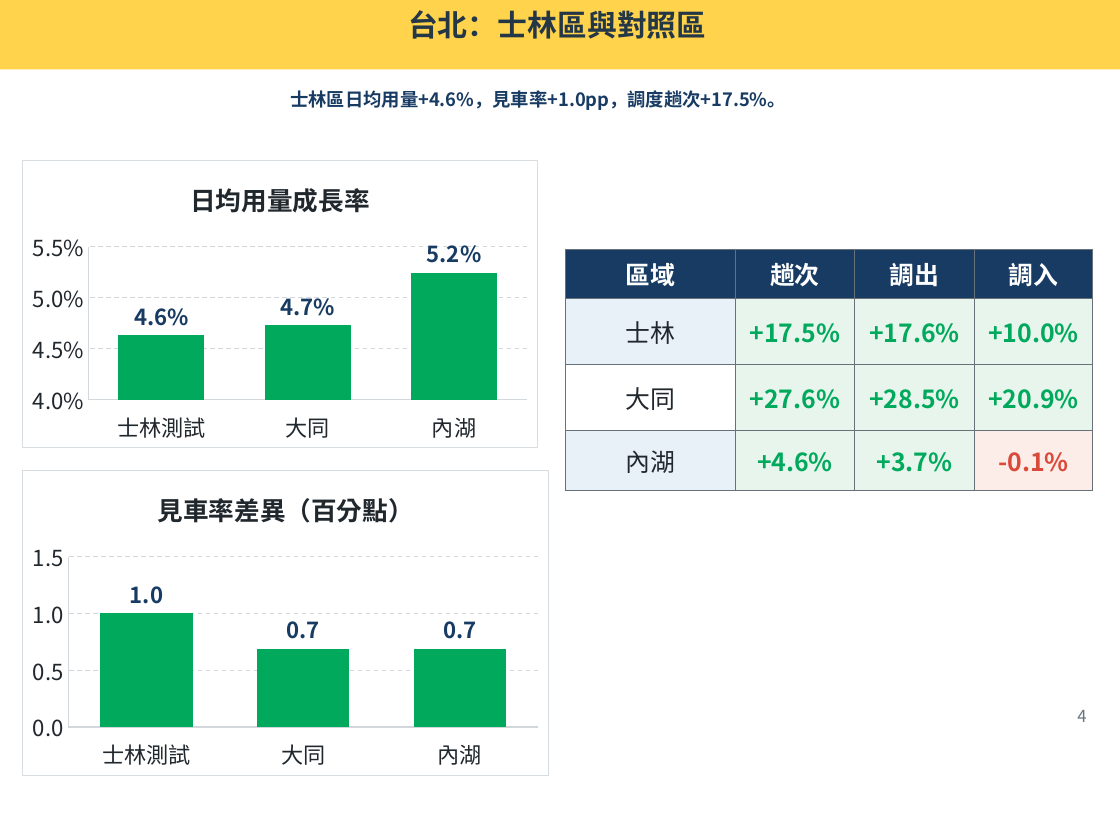
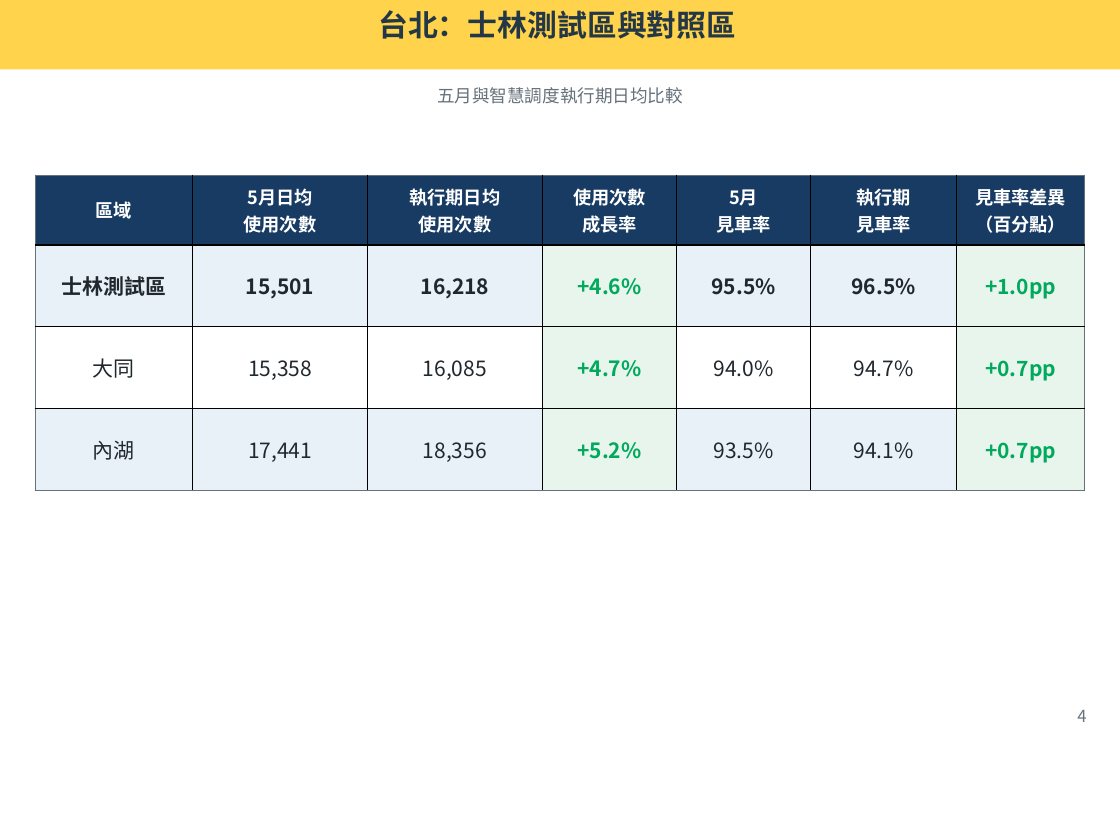
Before and after one commit to hippop3c/monthly-report, a slide deck: slide 8 of dist/files/10月台大微型及友愛接力v4-1.pptx. Drawn at 1120x840 pixels with LibreOffice and Linux fonts; fonts in the diff are those of the drawing. Boxes give left, top, right and bottom in pixels: in the first picture for what was removed or moved away, otherwise in the second. Text is boxed around its words. In the diff, an @@ line names an element or a change of style, - is before the commit and + after.

Commit message:
更新4-1智慧調度比較為表格

```diff
--- a/dist/files/10月台大微型及友愛接力v4-1.pptx
+++ b/dist/files/10月台大微型及友愛接力v4-1.pptx
@@ text at (378,10,736,39): text changed @@
-台北：士林區與對照區
+台北：士林測試區與對照區
@@ text added at (437,87,683,104), 11.2 pt, text #65717B @@
+五月與智慧調度執行期日均比較
@@ text removed at (290,90,786,110) @@
-士林區日均用量+4.6%，見車率+1.0pp，調度趟次+17.5%。
@@ column chart removed at (22,160,539,448) @@
-title "日均用量成長率"
-categories: 士林測試, 大同, 內湖
-Series 1: 0.046, 0.047, 0.052
@@ table added at (35,175,1085,489), 4 rows, 7 columns @@
+區域 | 5月日均 / 使用次數 | 執行期日均 / 使用次數 | 使用次數 / 成長率 | 5月 / 見車率 | 執行期 / 見車率 | 見車率差異 / （百分點）
+士林測試區 | 15,501 | 16,218 | +4.6% | 95.5% | 96.5% | +1.0pp
+大同 | 15,358 | 16,085 | +4.7% | 94.0% | 94.7% | +0.7pp
+內湖 | 17,441 | 18,356 | +5.2% | 93.5% | 94.1% | +0.7pp
@@ table removed at (566,249,1094,491), 4 rows, 4 columns @@
-區域 | 趟次 | 調出 | 調入
-士林 | +17.5% | +17.6% | +10.0%
-大同 | +27.6% | +28.5% | +20.9%
-內湖 | +4.6% | +3.7% | -0.1%
@@ column chart removed at (22,469,550,776) @@
-title "見車率差異（百分點）"
-categories: 士林測試, 大同, 內湖
-Series 1: 1, 0.7, 0.7
```
Also in this commit, not shown: 3 other slides changed.
